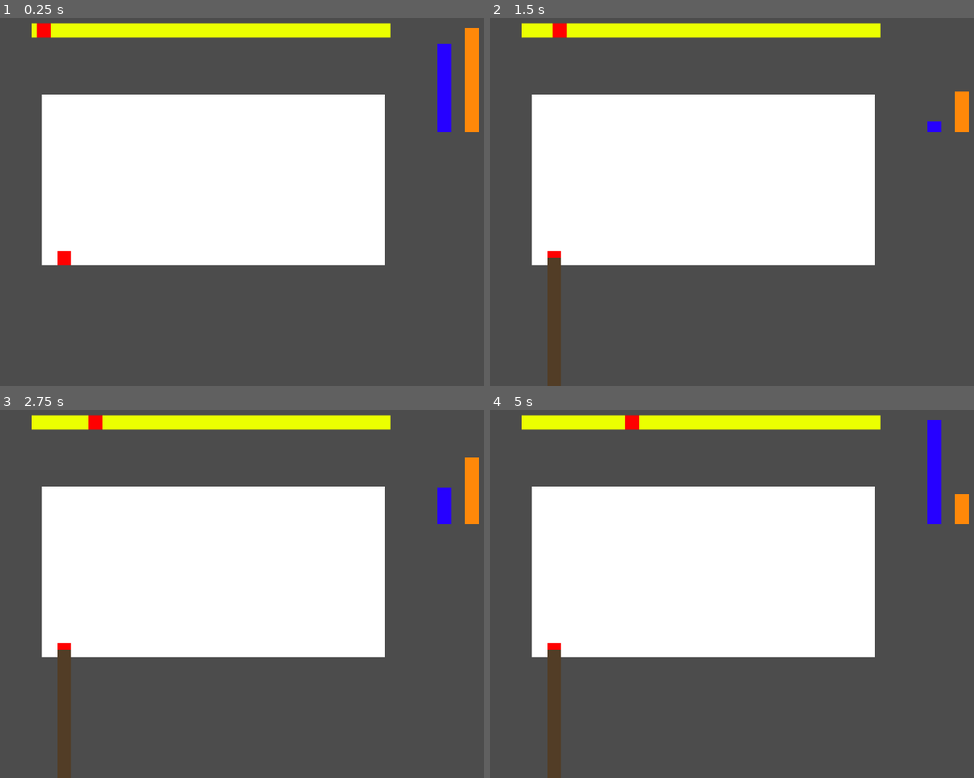
Above: before the commit, frames 1-4 (two rows, left to right).
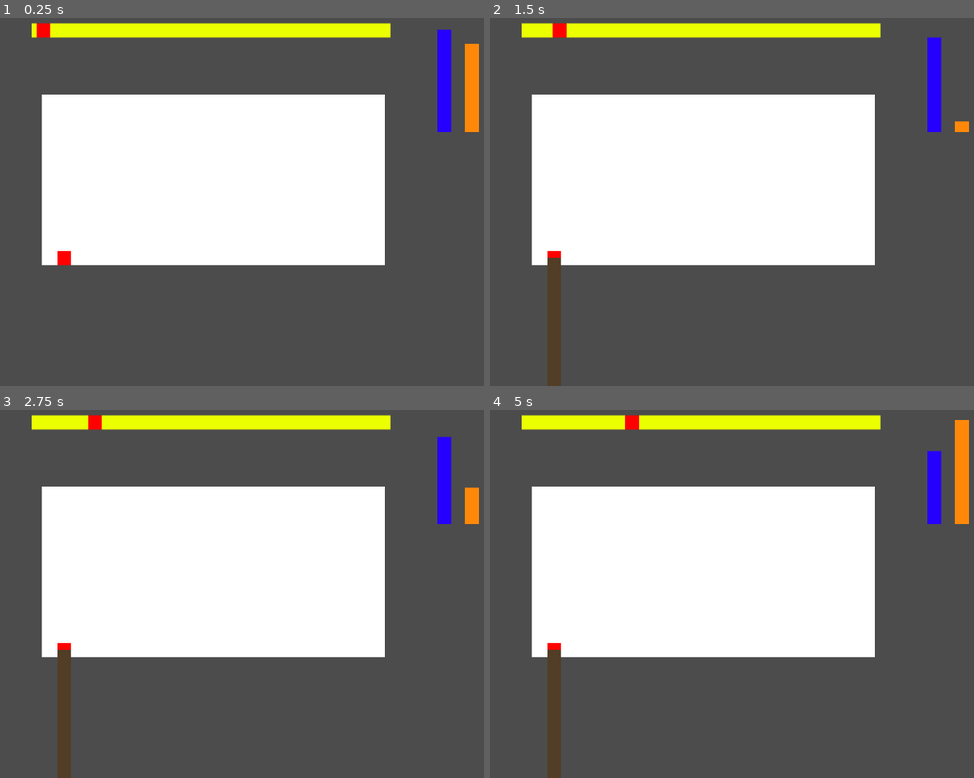
Above: after the commit, the same moments.

Repository: Hazematman/UWGameJam_Winter2023
Game: Godot game, scene res://scenes/TestScene.tscn
The game is run twice, just before and just after one commit, with the same random seed, the same clock (stepped at 60 frames per second) and the same inputs.
Inputs (mouse positions are in pixels of both pictures, inside the frame that each line leads up to):
- Up to frame 1 (0.25 s): no input
- Up to frame 2 (1.5 s): move the mouse to (552, 257) at 0.52 s; click (552, 257) at 0.67 s; move the mouse to (514, 213) at 1.27 s; click (514, 213) at 1.42 s
- Up to frame 3 (2.75 s): move the mouse to (62, 722) at 2.02 s; click (62, 722) at 2.17 s
- Up to frame 4 (5 s): move the mouse to (659, 667) at 2.77 s; click (659, 667) at 2.92 s; move the mouse to (891, 645) at 3.52 s; click (891, 645) at 3.67 s; move the mouse to (494, 535) at 4.27 s; click (494, 535) at 4.42 s

The runs differ from the first frame. In frame 1, 0.3% of the frame differs, in the area x 7-99%, y 1-8%; in frame 2, 0.9%, in the area x 15-99%, y 1-29%; in frame 3, 0.7%; in frame 4, 0.8%.

Commit message:
Add skeleton of biome controller

Diff:
--- /dev/null
+++ b/scenes/BiomeController.tscn
@@ -0,0 +1,6 @@
+[gd_scene load_steps=2 format=2]
+
+[ext_resource path="res://scripts/BiomeController.gd" type="Script" id=1]
+
+[node name="BiomeController" type="Node2D"]
+script = ExtResource( 1 )
--- a/scenes/TestScene.tscn
+++ b/scenes/TestScene.tscn
@@ -1,9 +1,10 @@
-[gd_scene load_steps=5 format=2]
+[gd_scene load_steps=6 format=2]
 
 [ext_resource path="res://scenes/WaterBar.tscn" type="PackedScene" id=1]
 [ext_resource path="res://scenes/RootGuy.tscn" type="PackedScene" id=2]
 [ext_resource path="res://scenes/Root.tscn" type="PackedScene" id=3]
 [ext_resource path="res://scenes/ProgressBar.tscn" type="PackedScene" id=4]
+[ext_resource path="res://scenes/BiomeController.tscn" type="PackedScene" id=5]
 
 [node name="Node2D" type="Node2D"]
 
@@ -15,7 +16,7 @@
 margin_right = 1674.0
 margin_bottom = 646.0
 node_path = NodePath("../RootGuy")
-tracking_property = "health"
+tracking_property = "water"
 
 [node name="NBar" parent="." instance=ExtResource( 1 )]
 margin_left = 1714.0
@@ -31,4 +32,7 @@
 
 [node name="ProgressBar" parent="." instance=ExtResource( 4 )]
 position = Vector2( 464, 33 )
+node_path = NodePath("../BiomeController")
+
+[node name="BiomeController" parent="." instance=ExtResource( 5 )]
 node_path = NodePath("../RootGuy")
--- /dev/null
+++ b/scripts/BiomeController.gd
@@ -0,0 +1,44 @@
+extends Node2D
+
+
+# Declare member variables here. Examples:
+# var a = 2
+# var b = "text"
+
+enum Biome {
+	FOREST,
+	DESERT,
+	OCEAN,
+}
+
+var biome_drain_rate = {
+	Biome.FOREST : 0.001,
+	Biome.DESERT : 0.1,
+	Biome.OCEAN : 0.01,
+}
+
+var progress = 0.0
+var current_biome = Biome.FOREST
+
+export(float) var progression_rate = 0.001
+
+export(NodePath) var node_path
+onready var character = get_node(node_path)
+
+func change_biome():
+	pass
+
+
+# Called when the node enters the scene tree for the first time.
+func _ready():
+	pass # Replace with function body.
+
+
+# Called every frame. 'delta' is the elapsed time since the previous frame.
+func _process(delta):
+	progress += progression_rate
+	if progress >= 1.0:
+		change_biome()
+		progress = 0.0
+
+	character.water -= biome_drain_rate[current_biome]
--- a/scripts/RootGuy.gd
+++ b/scripts/RootGuy.gd
@@ -4,9 +4,8 @@
 # Declare member variables here. Examples:
 # var a = 2
 # var b = "text"
-var health = 1.0
+var water = 1.0
 var nutrient = 1.0
-var progress = 0.0
 
 
 # Called when the node enters the scene tree for the first time.
@@ -19,15 +18,7 @@
 func _process(delta):
 	# Code here right now is to simulate health bars
 	track += delta
-	health = health - 0.01
-	if health < 0:
-		health = 1.0
 
-	if track > 0.5:
-		nutrient = nutrient - 0.01
-		if nutrient < 0:
-			nutrient = 1.0
-
-	progress += 0.001
-	if progress > 1.0:
-		progress = 0
+	nutrient = nutrient - 0.01
+	if nutrient < 0:
+		nutrient = 1.0
